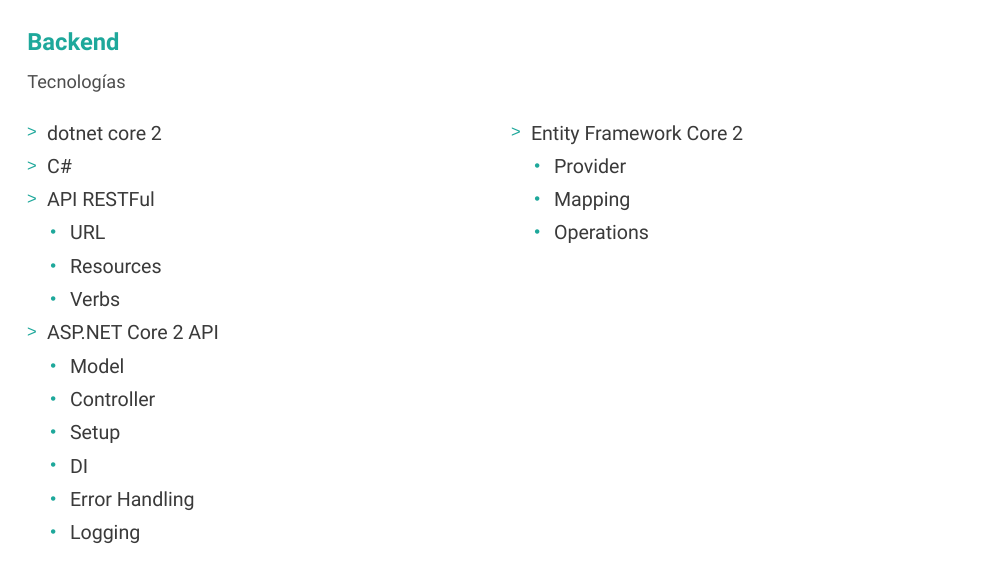
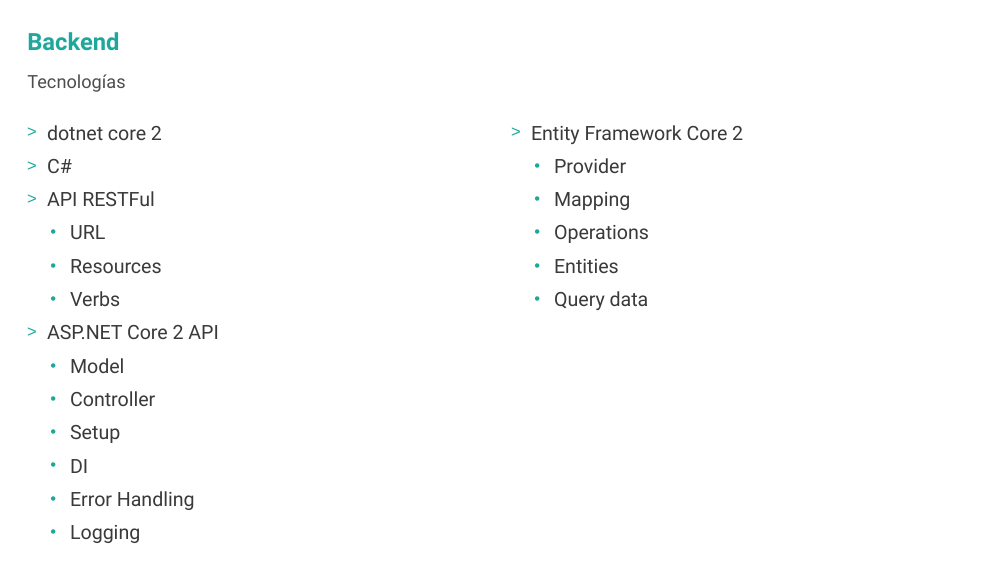
Before and after one commit to hexacta/ort-workshop-2017, a slide deck: slide 8 of Presentacion.pptx. Drawn at 1008x567 pixels with LibreOffice and Linux fonts; fonts in the diff are those of the drawing; background and template pictures are left out. Boxes give left, top, right and bottom in pixels: in the first picture for what was removed or moved away, otherwise in the second. Text is boxed around its words. In the diff, an @@ line names an element or a change of style, - is before the commit and + after.

Commit message:
ppt

```diff
--- a/Presentacion.pptx
+++ b/Presentacion.pptx
@@ text at bbox=[554, 259, 649, 310]: paragraphs added @@
+  • Entities
+  • Query data
```
